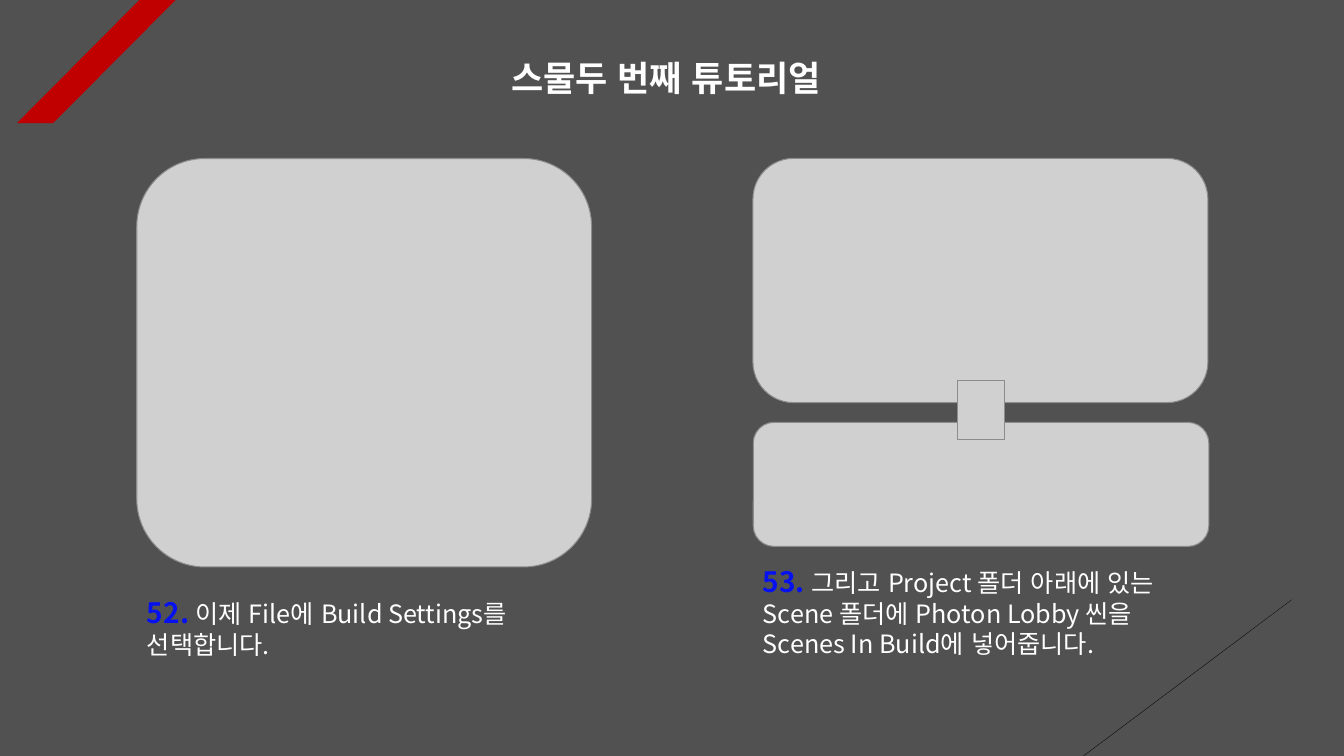
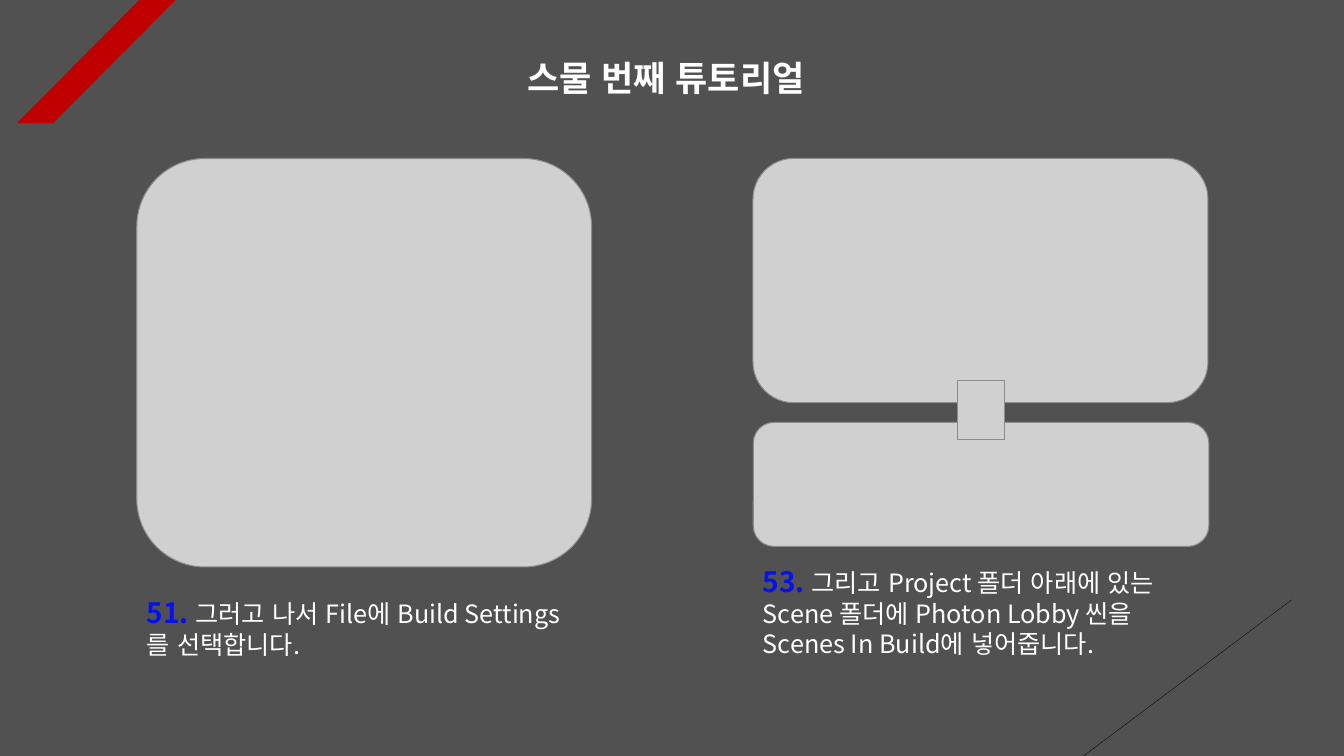
Before and after one commit to 7433jun/PhotonServer, a slide deck: slide 20 of Assets/PPT Data/Photon PlayFab.pptx (slide 22 before the commit). Drawn at 1344x756 pixels with LibreOffice and Linux fonts; fonts in the diff are those of the drawing; grey boxes stand for pictures. Boxes give left, top, right and bottom in pixels: in the first picture for what was removed or moved away, otherwise in the second. Text is boxed around its words. In the diff, an @@ line names an element or a change of style, - is before the commit and + after.

```diff
--- a/Assets/PPT Data/Photon PlayFab.pptx
+++ b/Assets/PPT Data/Photon PlayFab.pptx
@@ text at [528, 61, 805, 94]: text changed @@
-스물두 번째 튜토리얼
+스물 번째 튜토리얼
@@ text at [147, 602, 460, 656]: text changed @@
-52. 이제 File에 Build Settings를 선택합니다.
+51. 그러고 나서 File에 Build Settings를 선택합니다.
```
Also in this commit, not shown: 6 other slides changed, 2 slides removed, 45 other files.
